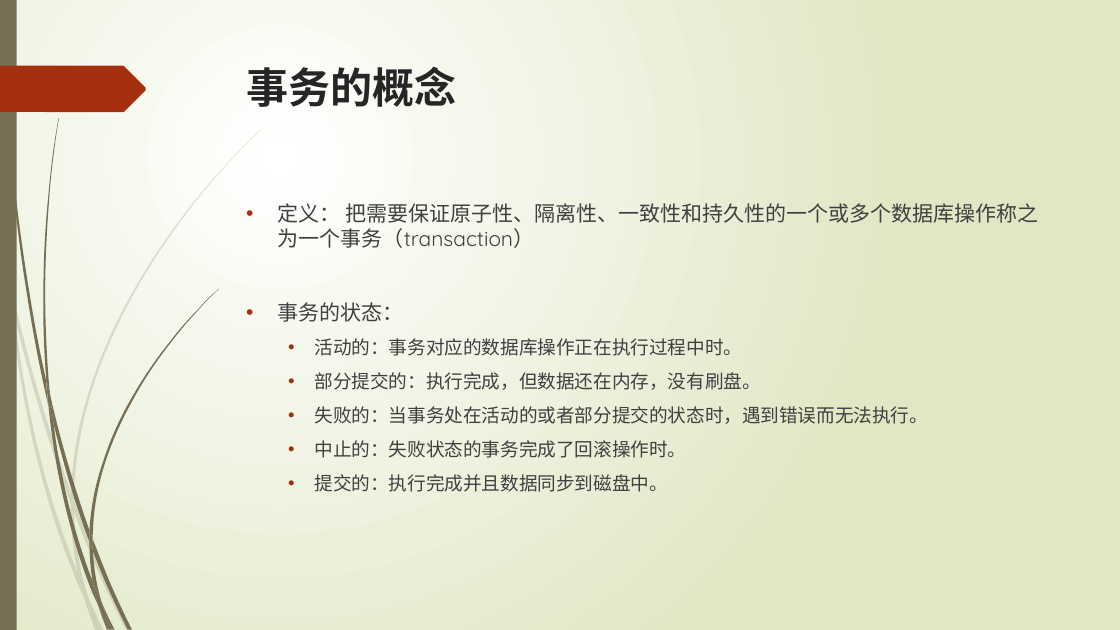
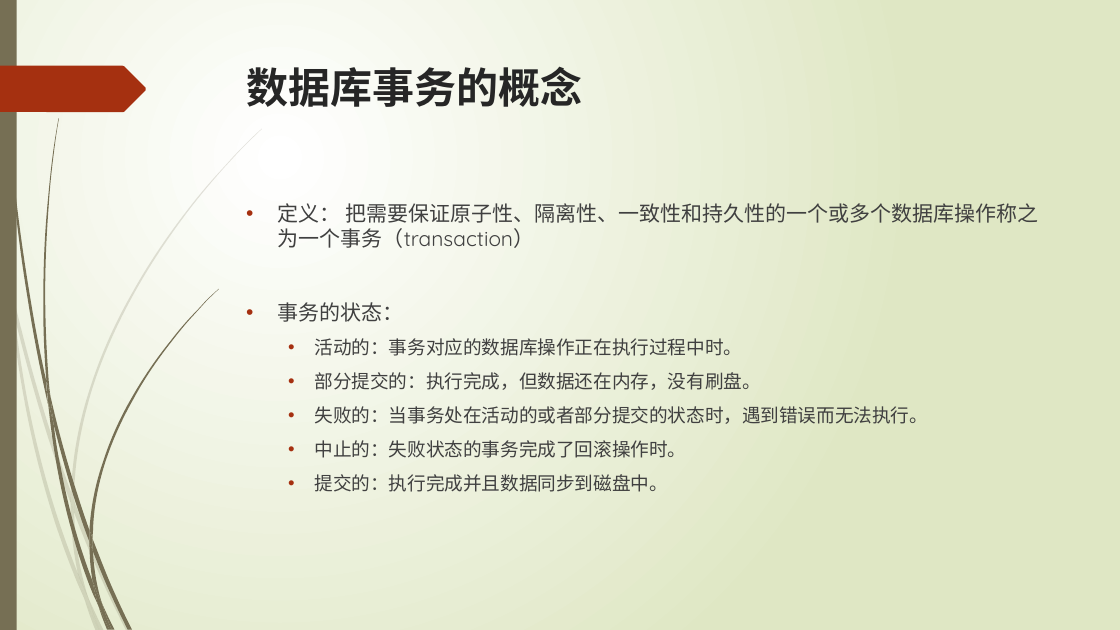
Before and after one commit to TopSpoofer/learning, a slide deck: slide 4 of mysql/mysql的事务实现.pptx. Drawn at 1120x630 pixels with LibreOffice and Linux fonts; fonts in the diff are those of the drawing. Boxes give left, top, right and bottom in pixels: in the first picture for what was removed or moved away, otherwise in the second. Text is boxed around its words. In the diff, an @@ line names an element or a change of style, - is before the commit and + after.

Commit message:
完善mysql 事务ppt

```diff
--- a/mysql/mysql的事务实现.pptx
+++ b/mysql/mysql的事务实现.pptx
@@ title at [247, 66, 583, 107]: text changed @@
-事务的概念
+数据库事务的概念
```
Also in this commit, not shown: 5 other slides changed, 1 slide added, 1 slide removed.
